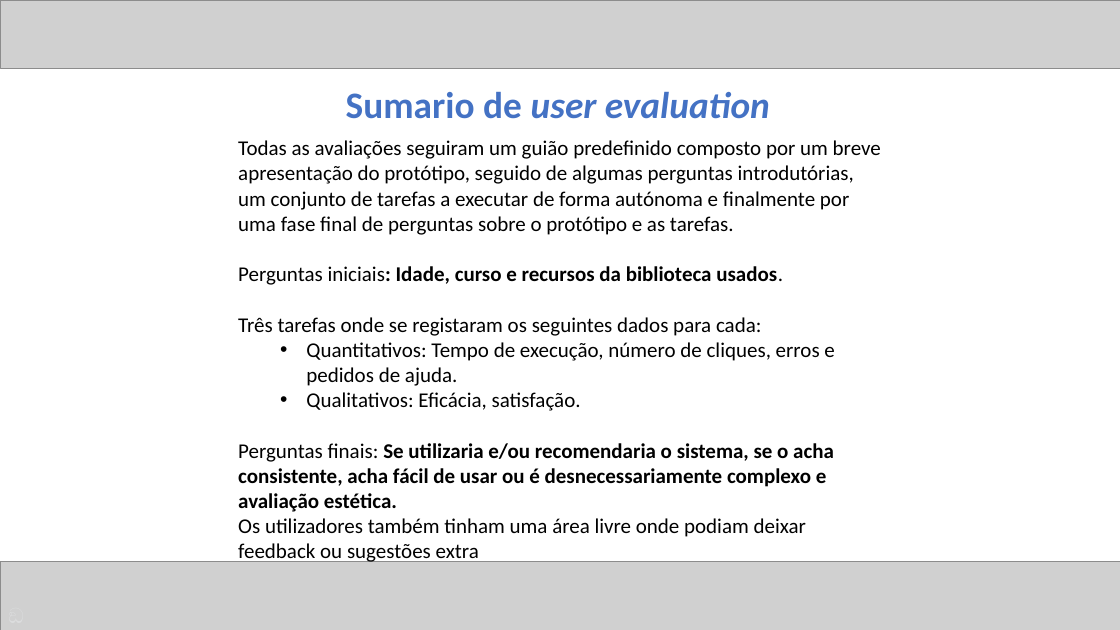
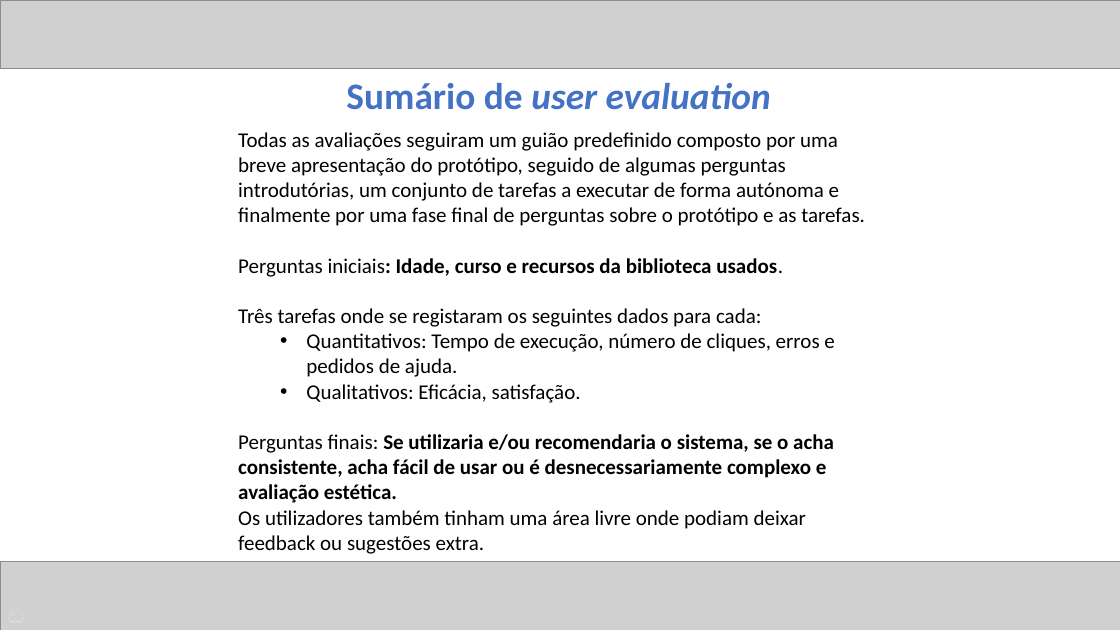
Before and after one commit to ICWeiner/FEUP-IPC, a slide deck: slide 8 of phase3/ipc-phase3-presentation-T07-G3-FEUPeca.pptx. Drawn at 1120x630 pixels with LibreOffice and Linux fonts; fonts in the diff are those of the drawing; grey boxes stand for pictures. Boxes give left, top, right and bottom in pixels: in the first picture for what was removed or moved away, otherwise in the second. Text is boxed around its words. In the diff, an @@ line names an element or a change of style, - is before the commit and + after.

```diff
--- a/phase3/ipc-phase3-presentation-T07-G3-FEUPeca.pptx
+++ b/phase3/ipc-phase3-presentation-T07-G3-FEUPeca.pptx
@@ text at (x1=346, y1=83, x2=771, y2=110): text changed @@
-Sumario de user evaluation
+Sumário de user evaluation
@@ text "Todas as avaliações seguiram um ..." moved from (x1=238, y1=140, x2=881, y2=565) to (x1=238, y1=132, x2=865, y2=554) @@
@@ text at (x1=238, y1=132, x2=865, y2=226): text changed @@
-Todas as avaliações seguiram um guião predefinido composto por um breve apresentação do protótipo, seguido de algumas perguntas introdutórias, um conjunto de tarefas a executar de forma autónoma e finalmente por uma fase final de perguntas sobre o protótipo e as tarefas.
+Todas as avaliações seguiram um guião predefinido composto por uma breve apresentação do protótipo, seguido de algumas perguntas introdutórias, um conjunto de tarefas a executar de forma autónoma e finalmente por uma fase final de perguntas sobre o protótipo e as tarefas.
@@ text at (x1=238, y1=510, x2=806, y2=554): text changed @@
-Os utilizadores também tinham uma área livre onde podiam deixar feedback ou sugestões extra
+Os utilizadores também tinham uma área livre onde podiam deixar feedback ou sugestões extra.
```
Also in this commit, not shown: 7 other slides changed.
